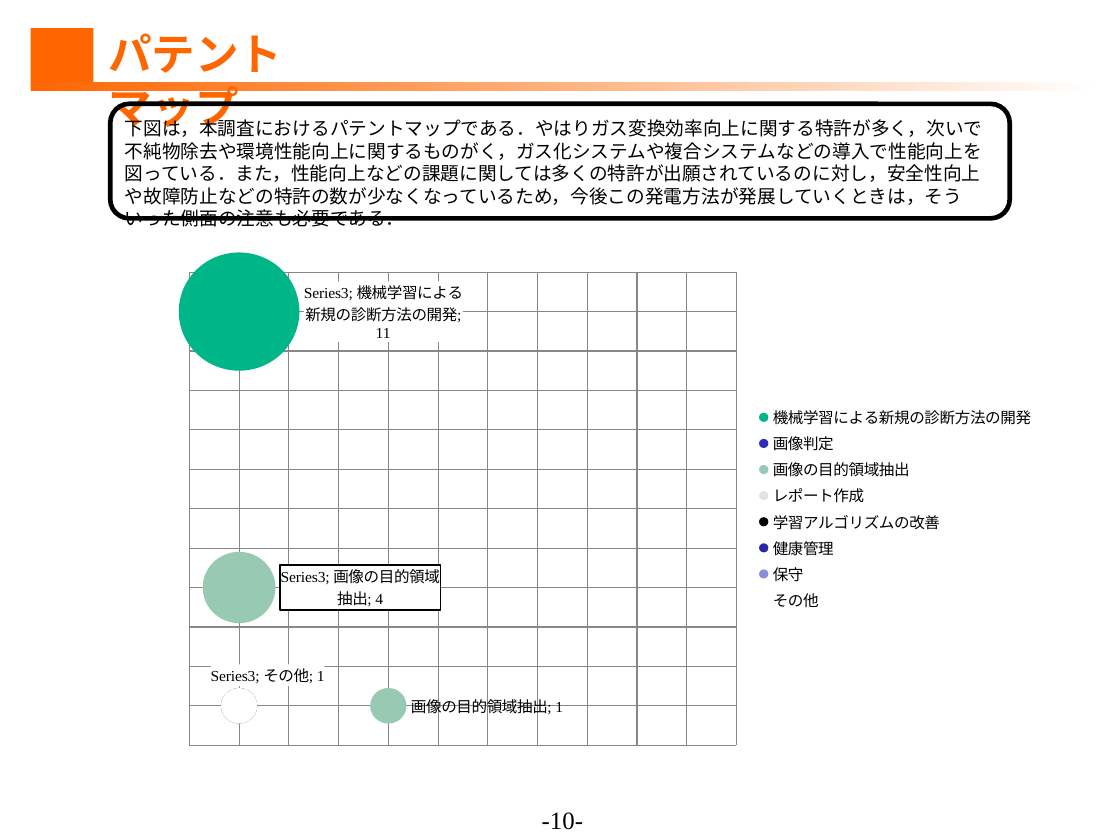
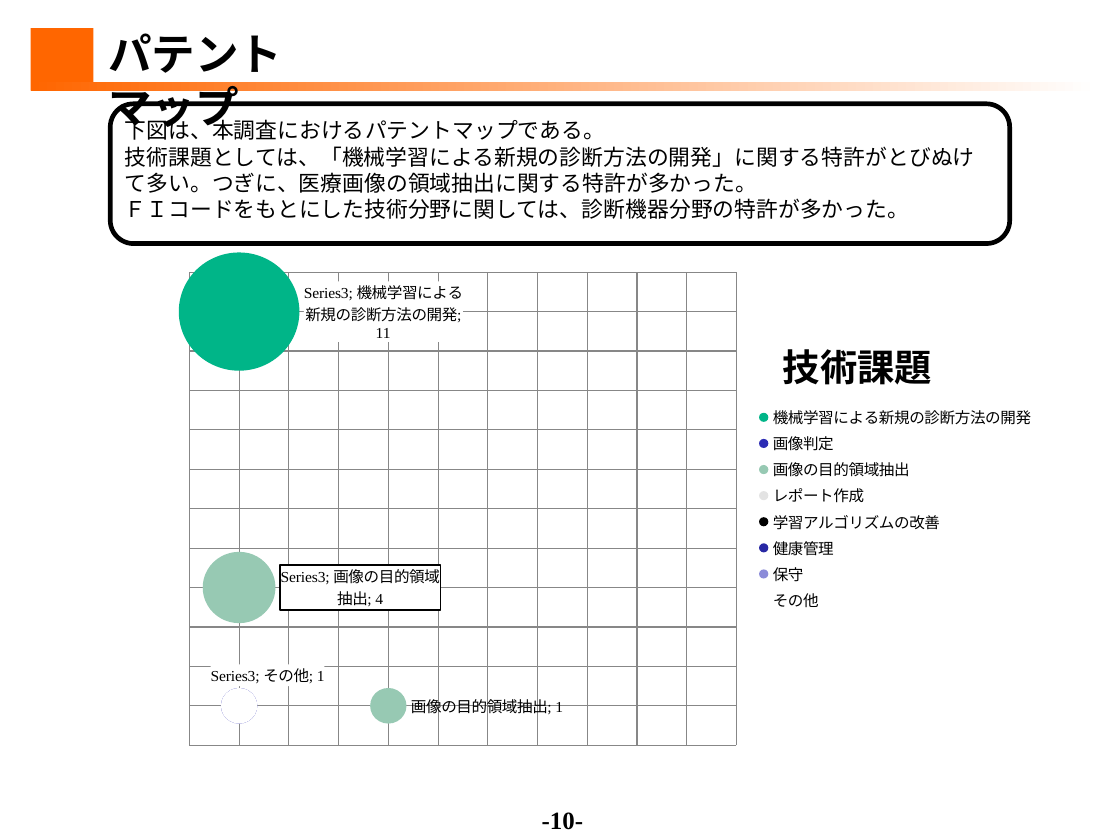
Before and after one commit to ShuDiamonds/JapanesePatentAnalysis, a slide deck: slide 10 of submissions2/1.調査分析.pptx (slide 11 before the commit). Drawn at 1120x840 pixels with LibreOffice and Linux fonts; fonts in the diff are those of the drawing. Boxes give left, top, right and bottom in pixels: in the first picture for what was removed or moved away, otherwise in the second. Text is boxed around its words. In the diff, an @@ line names an element or a change of style, - is before the commit and + after.

```diff
--- a/submissions2/1.調査分析.pptx
+++ b/submissions2/1.調査分析.pptx
@@ text "パテントマップ" at (108, 33, 282, 134): text colour #FF6600 to #000000 @@
@@ rounded rectangle: place and size @@
-rounded rectangle at (110, 104, 1009, 218)
+rounded rectangle at (110, 104, 1009, 244)
@@ text at (125, 117, 975, 219): text changed; size 12 to 14 pt @@
-下図は，本調査におけるパテントマップである．やはりガス変換効率向上に関する特許が多く，次いで不純物除去や環境性能向上に関するものがく，ガス化システムや複合システムなどの導入で性能向上を図っている．また，性能向上などの課題に関しては多くの特許が出願されているのに対し，安全性向上や故障防止などの特許の数が少なくなっているため，今後この発電方法が発展していくときは，そういった側面の注意も必要である．
+下図は、本調査におけるパテントマップである。
+技術課題としては、「機械学習による新規の診断方法の開発」に関する特許がとびぬけて多い。つぎに、医療画像の領域抽出に関する特許が多かった。
+ＦＩコードをもとにした技術分野に関しては、診断機器分野の特許が多かった。
@@ text added at (783, 349, 932, 385), 24 pt, text #000000, bold @@
+技術課題
@@ text "-10-" at (542, 812, 583, 830): bold on @@
```
Also in this commit, not shown: 8 other slides changed, 1 slide removed.
